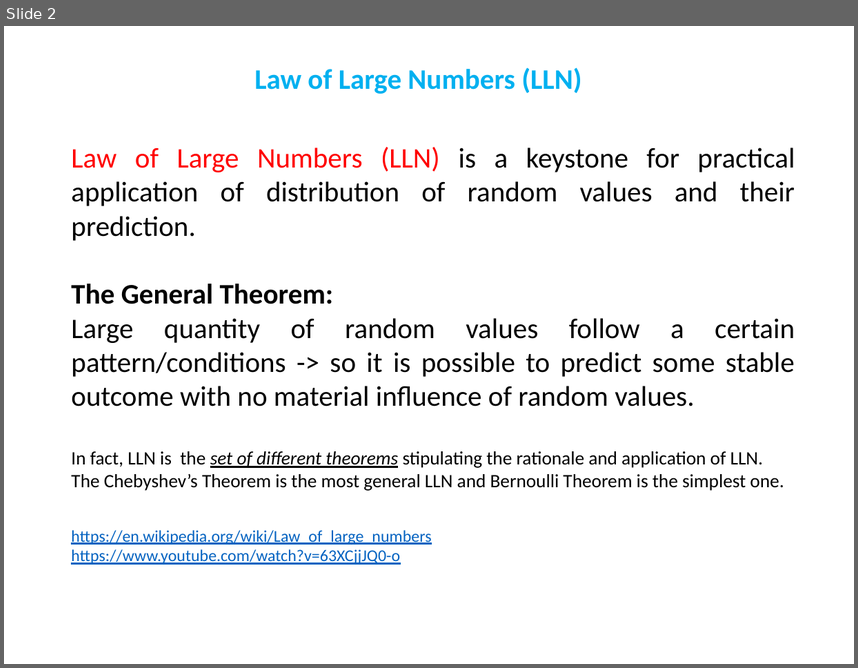
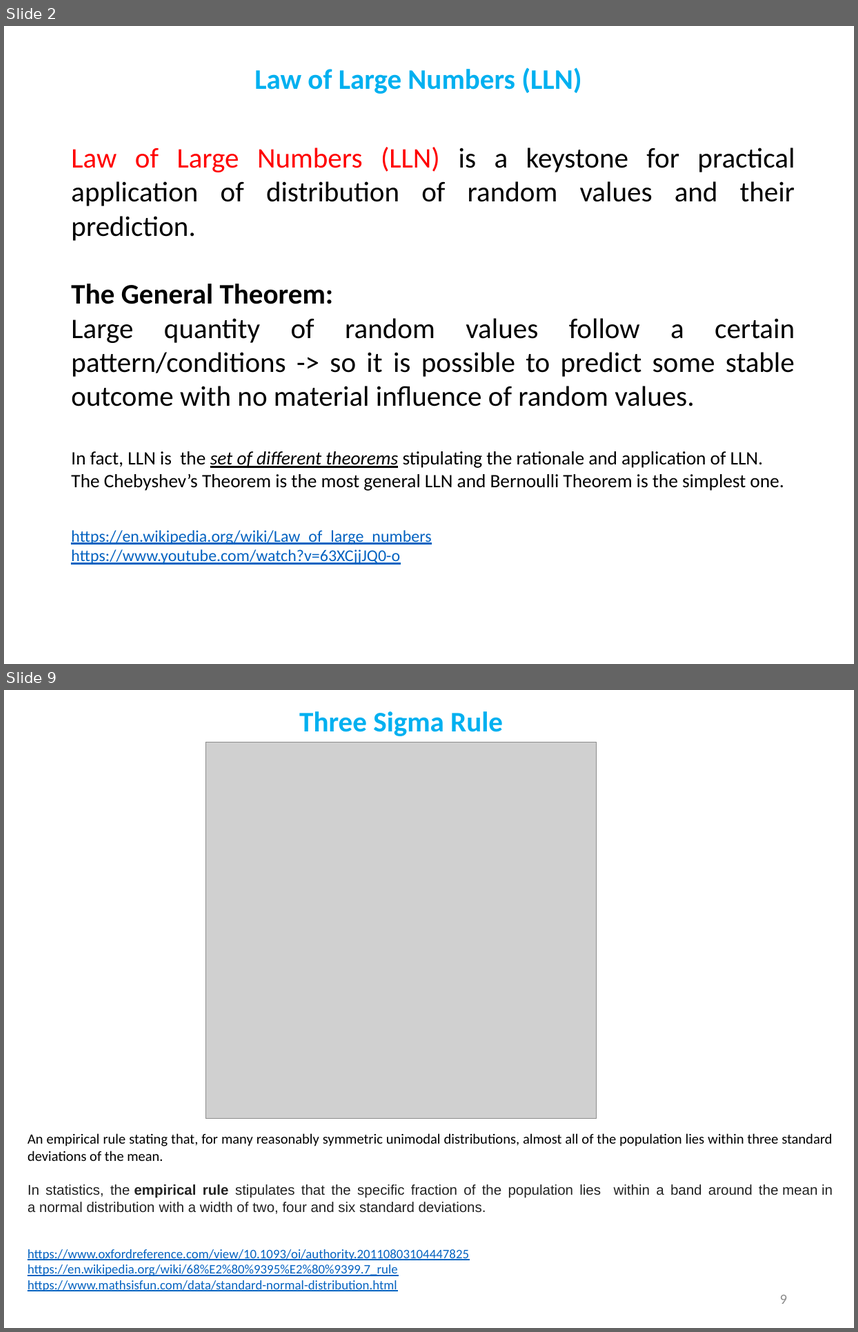
Before and after one commit to demydd/Basic-Machine-Learning-Course-for-Developers, a slide deck: Distributions.pptx. Shown one above the other, each under a label of ours: slide 2 before the commit, slides 2 and 9 after it; the slides between them are not shown. The pictures are 858x668 and 858x1332 pixels, drawn with LibreOffice and Linux fonts; fonts in the diff are those of the drawing; grey boxes stand for pictures. Boxes give left, top, right and bottom in pixels: in the first picture for what was removed or moved away, otherwise in the second. Text is boxed around its words. In the diff, an @@ line names an element or a change of style, - is before the commit and + after.

Commit message:
Normal distribution section is added.

```diff
--- a/Distributions.pptx
+++ b/Distributions.pptx
@@ slide 9 added at <box>4,690,854,1328</box>, background #FFFFFF @@
@@ title added at <box>299,711,503,736</box>, 24 pt, text #00B0F0, bold @@
+Three Sigma Rule
@@ picture added at <box>206,742,597,1118</box> @@
@@ text added at <box>27,1133,833,1214</box>, 12 pt, text #222222 @@
+An empirical rule stating that, for many reasonably symmetric unimodal distributions, almost all of the population lies within three standard deviations of the mean.
+In statistics, the empirical rule stipulates that the specific fraction of the population lies within a band around the mean in a normal distribution with a width of two, four and six standard deviations.
@@ text added at <box>27,1249,469,1291</box>, 11 pt, text #0563C1, underline @@
+https://www.oxfordreference.com/view/10.1093/oi/authority.20110803104447825
+https://en.wikipedia.org/wiki/68%E2%80%9395%E2%80%9399.7_rule
+https://www.mathsisfun.com/data/standard-normal-distribution.html
@@ page number added at <box>780,1294,787,1303</box>, 12 pt, text #8C8C8C @@
+9
```
Also in this commit, not shown: 2 slides changed, 5 other slides added.
